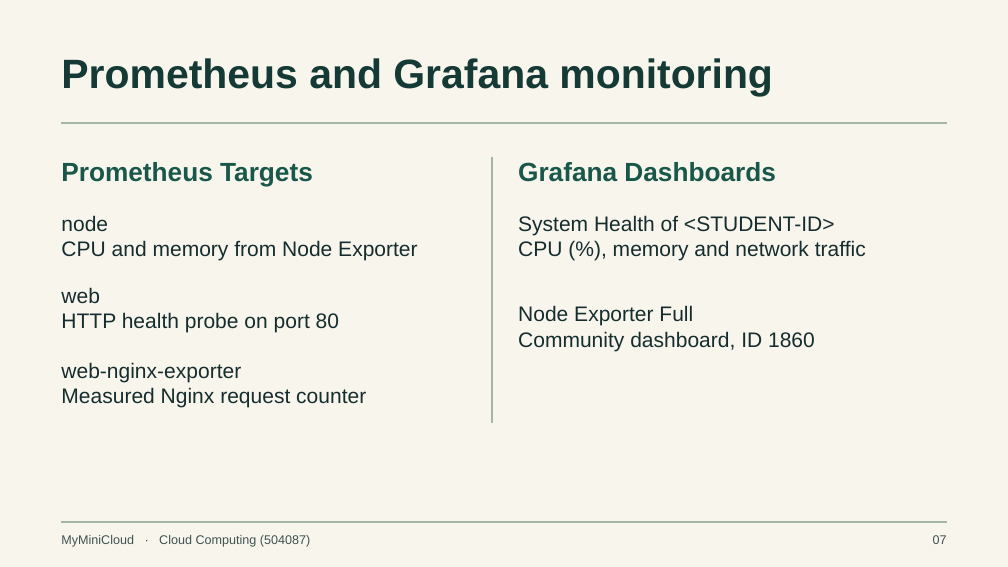
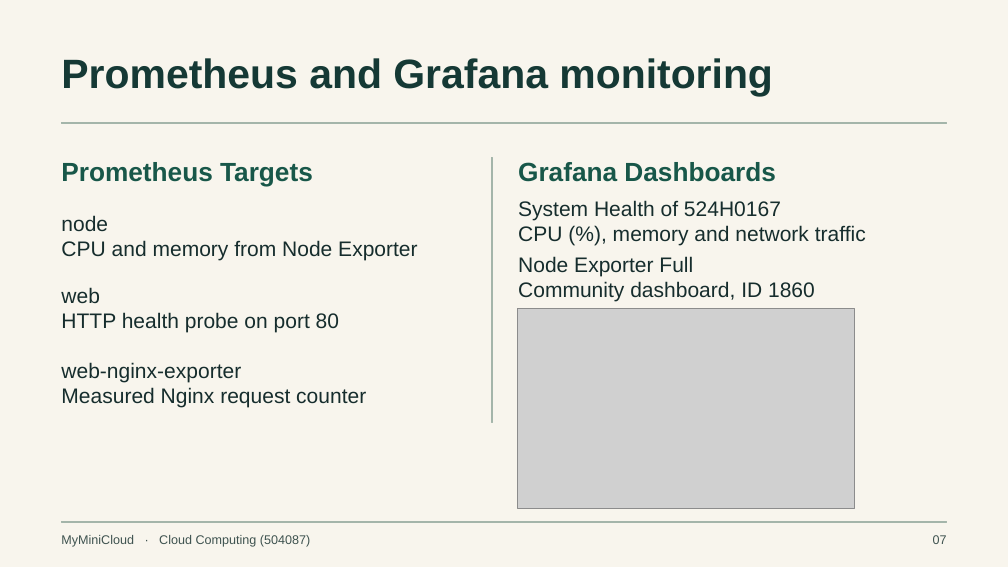
Before and after one commit to luan0217091310-gif/CLoud-tdtu, a slide deck: slide 7 of Bai_Nop_Cuoi_Ky/02_Slide/524H0167_524H0169_524H0050_MyMiniCloud_Presentation.pptx. Drawn at 1008x567 pixels with LibreOffice and Linux fonts; fonts in the diff are those of the drawing; grey boxes stand for pictures. Boxes give left, top, right and bottom in pixels: in the first picture for what was removed or moved away, otherwise in the second. Text is boxed around its words. In the diff, an @@ line names an element or a change of style, - is before the commit and + after.

```diff
--- a/Bai_Nop_Cuoi_Ky/02_Slide/524H0167_524H0169_524H0050_MyMiniCloud_Presentation.pptx
+++ b/Bai_Nop_Cuoi_Ky/02_Slide/524H0167_524H0169_524H0050_MyMiniCloud_Presentation.pptx
@@ text at [518, 200, 781, 220]: text changed @@
-System Health of <STUDENT-ID>
+System Health of 524H0167
@@ text "System Health of 524H0167": place and size @@
-text "System Health of 524H0167" at [518, 215, 866, 260]
+text "System Health of 524H0167" at [518, 200, 866, 245]
@@ text "Node Exporter Full": place and size @@
-text "Node Exporter Full" at [518, 305, 815, 351]
+text "Node Exporter Full" at [518, 256, 815, 301]
@@ picture added at [518, 309, 855, 509] @@
```
Also in this commit, not shown: 2 other slides changed, 11 other files.
